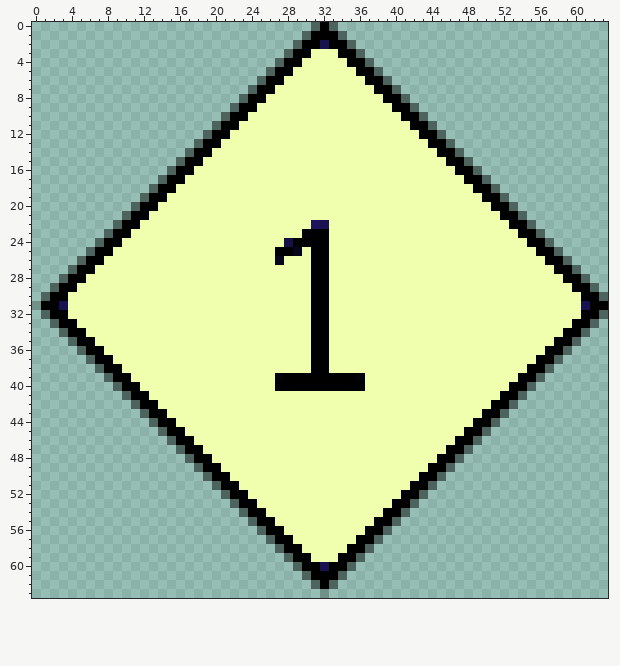
Pixel-art sprite: Assets/Textures/BodyParts/bodypart_1.png. The first picture shows the starting point.
The file is 64x64 pixels. Colours within 5 levels of each other are drawn and written as one.
After:
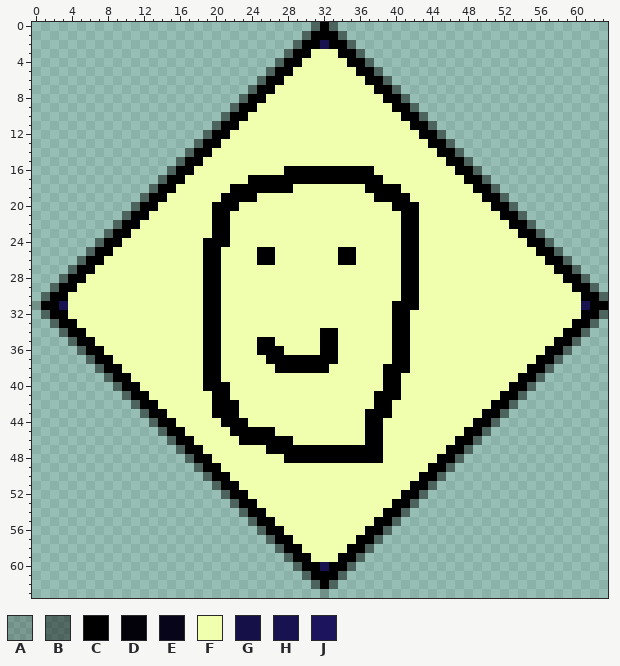
Palette (. is transparent): A #00000030  B #00000070  C #000000  D #03020b  E #07051a  F #f0ffad  G #161048  H #181250  J #1c155d
What changed:
y 16: x 28..37 FFFFFFFFFF -> CCCCCCCCCC
y 17: x 24..38 FFFFFFFFFFFFFFF -> CCCCCCCCCCCCCCC
y 18: x 22..28 FFFFFFF -> CCCCCCC; x 37..40 FFFF -> CCCC
y 19: x 21..24 FFFF -> CCCC; x 38..41 FFFF -> CCCC
y 20: x 20..22 FFF -> CCC; x 40..42 FFF -> CCC
y 21: x 20..21 FF -> CC; x 41..42 FF -> CC
y 22: x 20..21 FF -> CC; x 31..32 JH -> FF; x 41..42 FF -> CC
y 23: x 20..21 FF -> CC; x 30..32 DCC -> FFF; x 41..42 FF -> CC
y 24: x 19..21 FFF -> CCC; x 28..32 GCCCC -> FFFFF; x 41..42 FF -> CC
y 25: x 19..20 FF -> CC; x 25..29 FFCCE -> CCFFF; x 31..32 CC -> FF; x 34..35 FF -> CC; x 41..42 FF -> CC
y 26: x 19..20 FF -> CC; x 25..27 FFE -> CCF; x 31..32 CC -> FF; x 34..35 FF -> CC; x 41..42 FF -> CC
y 27..30: x 19..20 FF -> CC; x 31..32 CC -> FF; x 41..42 FF -> CC
y 31: x 19..20 FF -> CC; x 31..32 CC -> FF; x 40..42 FFF -> CCC
y 32..33: x 19..20 FF -> CC; x 31..32 CC -> FF; x 40..41 FF -> CC
y 34: x 19..20 FF -> CC; x 31 C -> F; x 33 F -> C; x 40..41 FF -> CC
y 35: x 19..20 FF -> CC; x 25..26 FF -> CC; x 31 C -> F; x 33 F -> C; x 40..41 FF -> CC
y 36: x 19..20 FF -> CC; x 25..27 FFF -> CCC; x 31 C -> F; x 33 F -> C; x 40..41 FF -> CC
y 37: x 19..20 FF -> CC; x 26..30 FFFFF -> CCCCC; x 33 F -> C; x 40..41 FF -> CC
y 38: x 19..20 FF -> CC; x 27..30 FFFF -> CCCC; x 39..41 FFF -> CCC
y 39: x 19..20 FF -> CC; x 27..36 DCCCCCCCCD -> FFFFFFFFFF; x 39..40 FF -> CC
y 40: x 19..21 FFF -> CCC; x 27..36 CCCCCCCCCC -> FFFFFFFFFF; x 39..40 FF -> CC
y 41: x 20..21 FF -> CC; x 38..40 FFF -> CCC
y 42: x 20..22 FFF -> CCC; x 38..39 FF -> CC
y 43: x 20..22 FFF -> CCC; x 37..39 FFF -> CCC
y 44: x 21..23 FFF -> CCC; x 37..38 FF -> CC
y 45: x 22..26 FFFFF -> CCCCC; x 37..38 FF -> CC
y 46: x 23..28 FFFFFF -> CCCCCC; x 37..38 FF -> CC
y 47: x 26..38 FFFFFFFFFFFFF -> CCCCCCCCCCCCC
y 48: x 28..38 FFFFFFFFFFF -> CCCCCCCCCCC
Changed places in both pictures, as pixel boxes (x1, y1, x2, y2):
changed: (203, 166, 419, 463)
